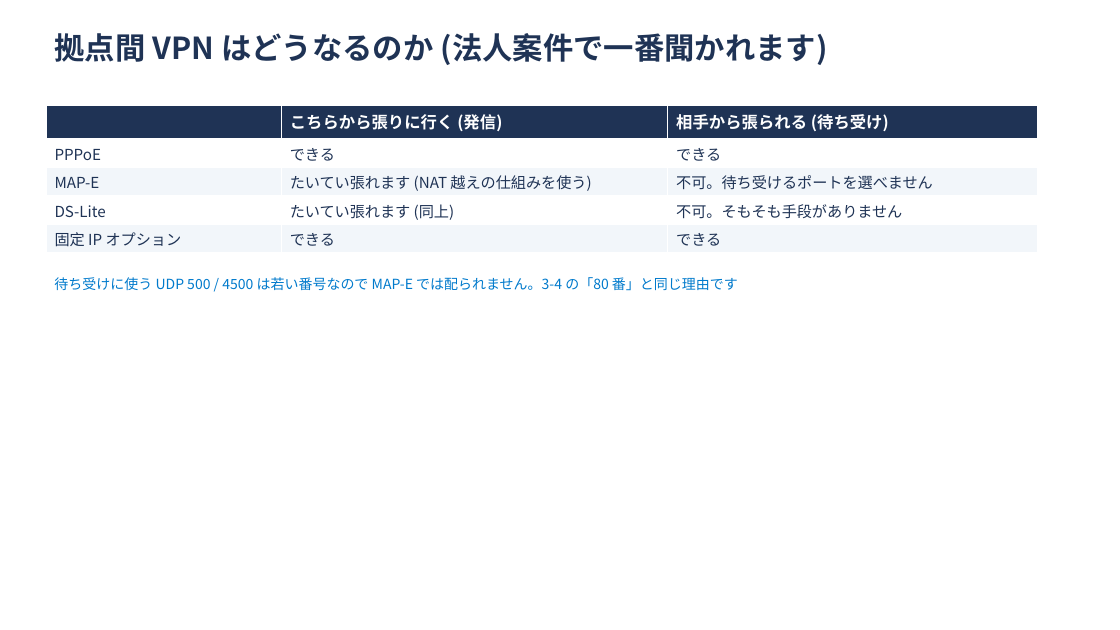
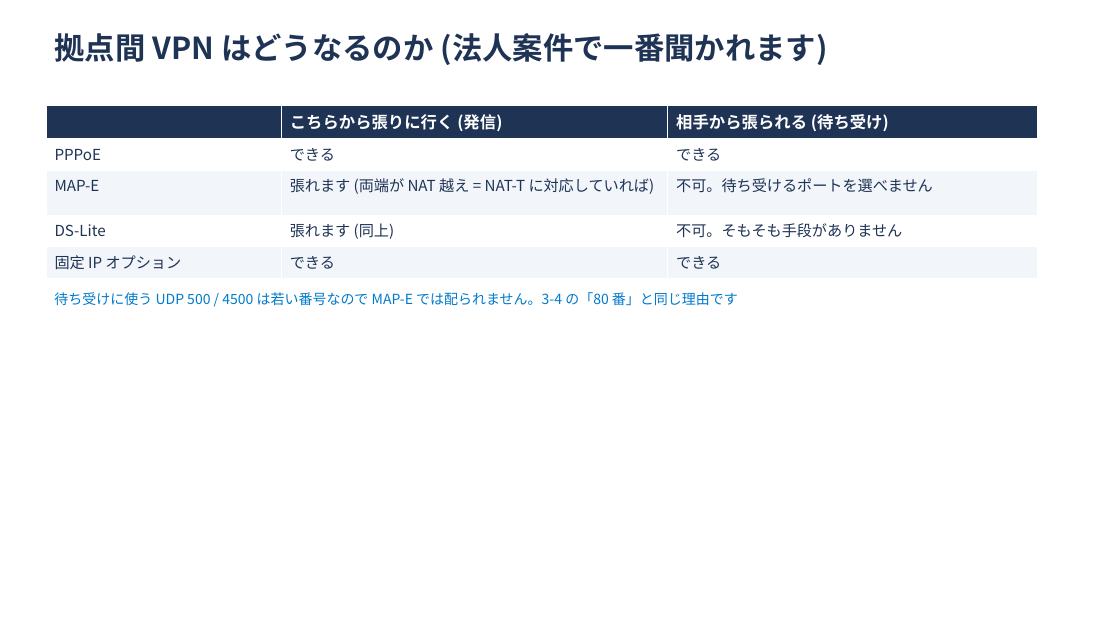
Before and after one commit to ginchankawaii/claude-code-book-template, a slide deck: slide 30 of docs/ipoe-lab/slides/setsumeikai.pptx (slide 29 before the commit). Drawn at 1120x630 pixels with LibreOffice and Linux fonts; fonts in the diff are those of the drawing. Boxes give left, top, right and bottom in pixels: in the first picture for what was removed or moved away, otherwise in the second. Text is boxed around its words. In the diff, an @@ line names an element or a change of style, - is before the commit and + after.

```diff
--- a/docs/ipoe-lab/slides/setsumeikai.pptx
+++ b/docs/ipoe-lab/slides/setsumeikai.pptx
@@ table at (x1=46, y1=105, x2=1038, y2=274) @@
-row 3, column 2: たいてい張れます (NAT 越えの仕組みを使う)
+row 3, column 2: 張れます (両端が NAT 越え = NAT-T に対応していれば)
-row 4, column 2: たいてい張れます (同上)
+row 4, column 2: 張れます (同上)
@@ text "待ち受けに使う UDP 500 / 4500 ..." moved from (x1=54, y1=277, x2=738, y2=291) to (x1=54, y1=292, x2=738, y2=306) @@
```
Also in this commit, not shown: 6 other slides changed, 1 slide added, 3 other files.
